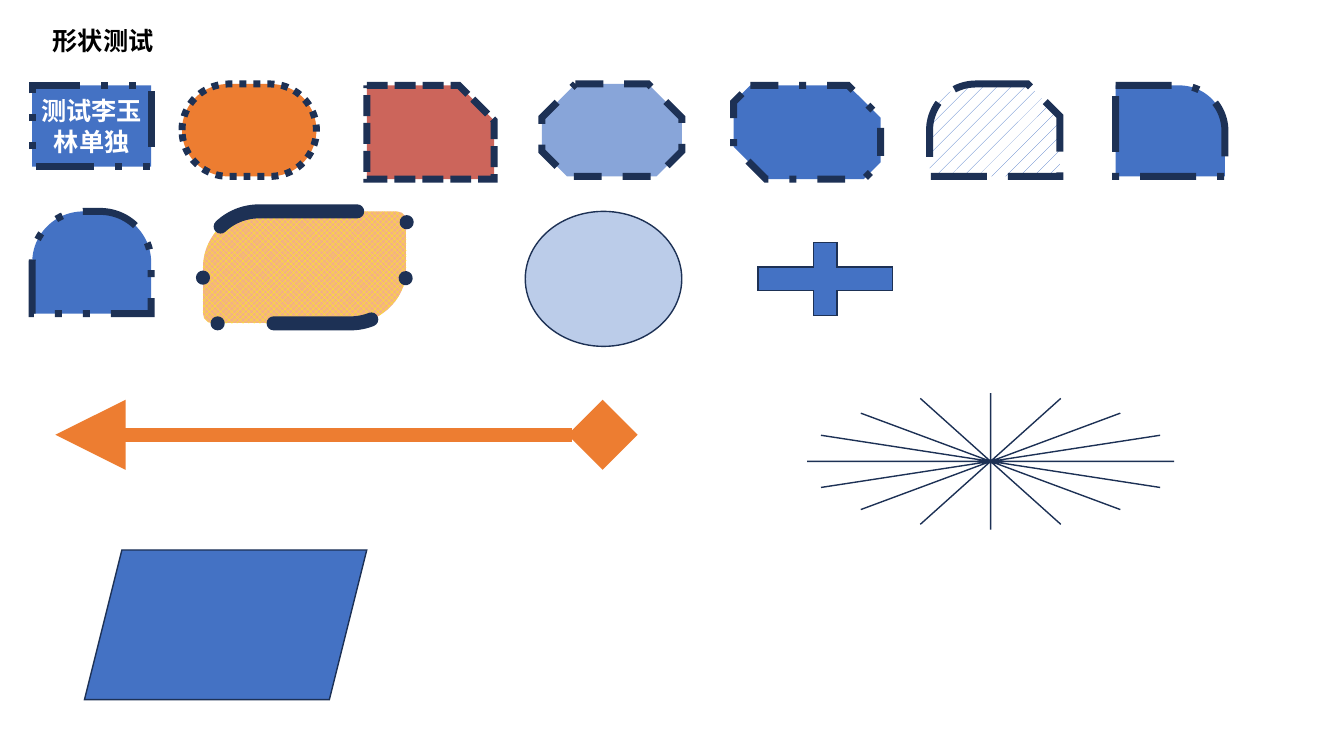
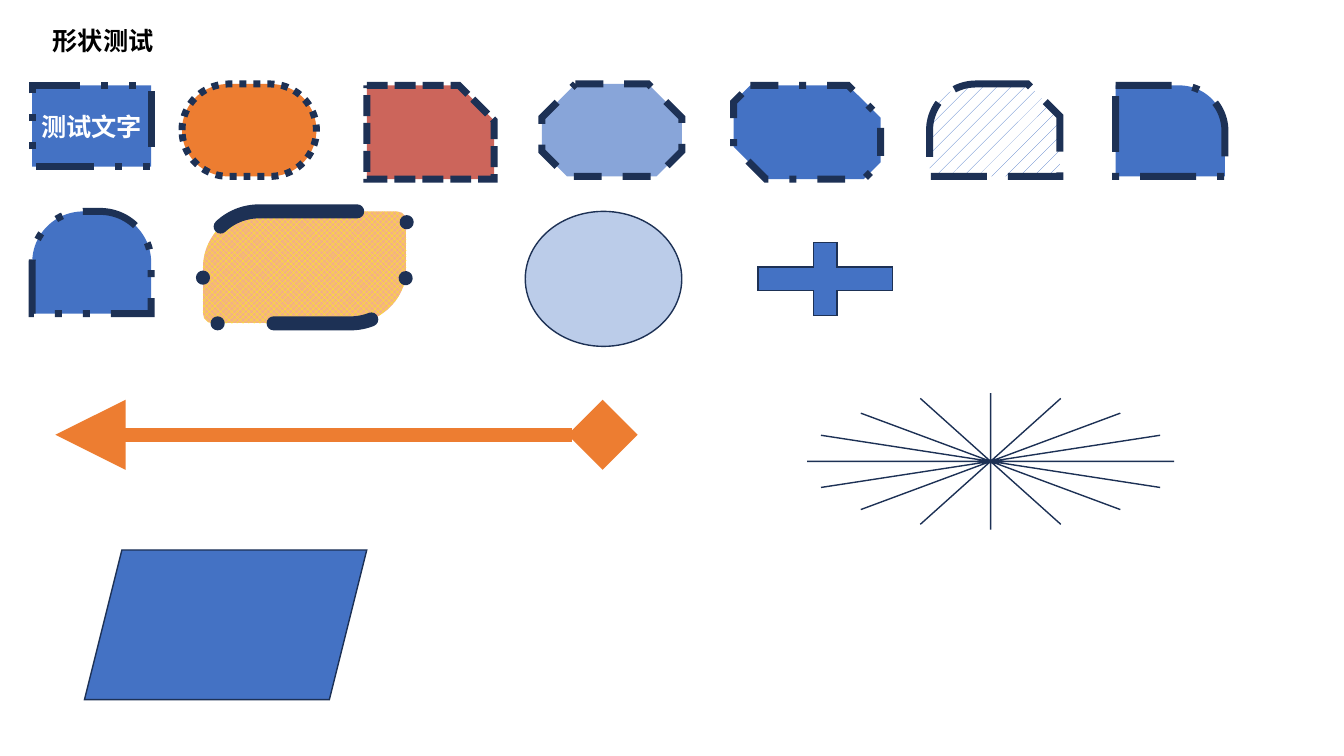
Before and after one commit to 501351981/vue-office, a slide deck: slide 1 of examples/dist/static/test-files/test.pptx. Drawn at 1344x756 pixels with LibreOffice and Linux fonts; fonts in the diff are those of the drawing. Boxes give left, top, right and bottom in pixels: in the first picture for what was removed or moved away, otherwise in the second. Text is boxed around its words. In the diff, an @@ line names an element or a change of style, - is before the commit and + after.

Commit message:
add: pptx文件预览

```diff
--- a/examples/dist/static/test-files/test.pptx
+++ b/examples/dist/static/test-files/test.pptx
@@ text in rectangle at (x1=41, y1=114, x2=142, y2=138): text changed @@
-测试李玉林单独
+测试文字
```
